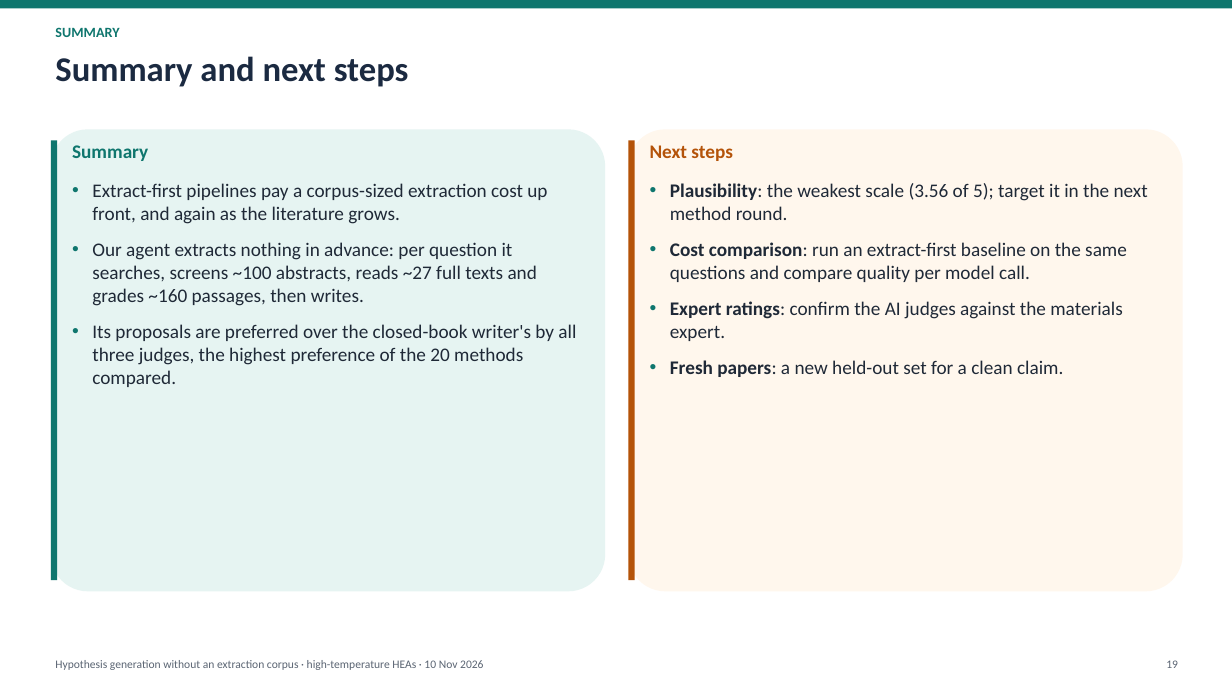
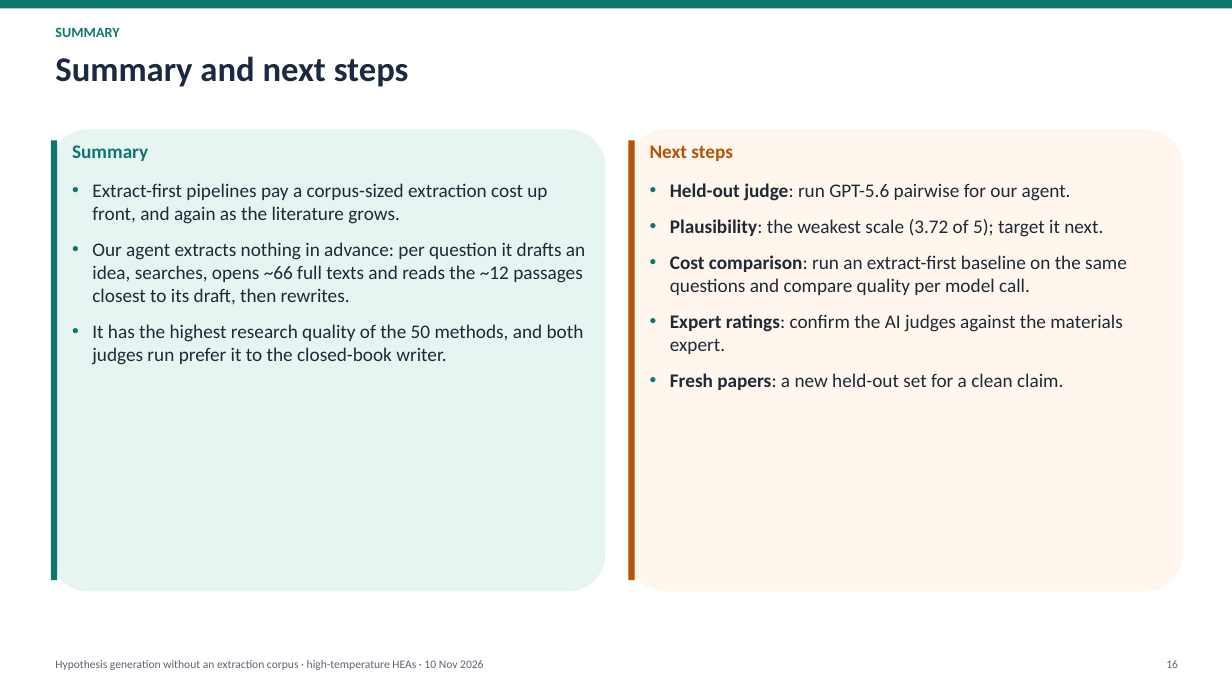
Before and after one commit to yadyneshsonale/materials-hypothesis-generation, a slide deck: slide 16 of presentations/2026-11-10_on_demand_retrieval/on_demand_hypothesis_generation_2026-11-10.pptx (slide 19 before the commit). Drawn at 1232x693 pixels with LibreOffice and Linux fonts; fonts in the diff are those of the drawing. Boxes give left, top, right and bottom in pixels: in the first picture for what was removed or moved away, otherwise in the second. Text is boxed around its words. In the diff, an @@ line names an element or a change of style, - is before the commit and + after.

```diff
--- a/presentations/2026-11-10_on_demand_retrieval/on_demand_hypothesis_generation_2026-11-10.pptx
+++ b/presentations/2026-11-10_on_demand_retrieval/on_demand_hypothesis_generation_2026-11-10.pptx
@@ text at (670, 183, 1103, 237): text changed @@
-• Plausibility: the weakest scale (3.56 of 5); target it in the next method round.
+• Held-out judge: run GPT-5.6 pairwise for our agent.
+• Plausibility: the weakest scale (3.72 of 5); target it next.
@@ text at (92, 242, 585, 365): text changed @@
-• Our agent extracts nothing in advance: per question it searches, screens ~100 abstracts, reads ~27 full texts and grades ~160 passages, then writes.
-• Its proposals are preferred over the closed-book writer's by all three judges, the highest preference of the 20 methods compared.
+• Our agent extracts nothing in advance: per question it drafts an idea, searches, opens ~66 full texts and reads the ~12 passages closest to its draft, then rewrites.
+• It has the highest research quality of the 50 methods, and both judges run prefer it to the closed-book writer.
```
Also in this commit, not shown: 13 other slides changed, 3 slides removed, 5 other files.
